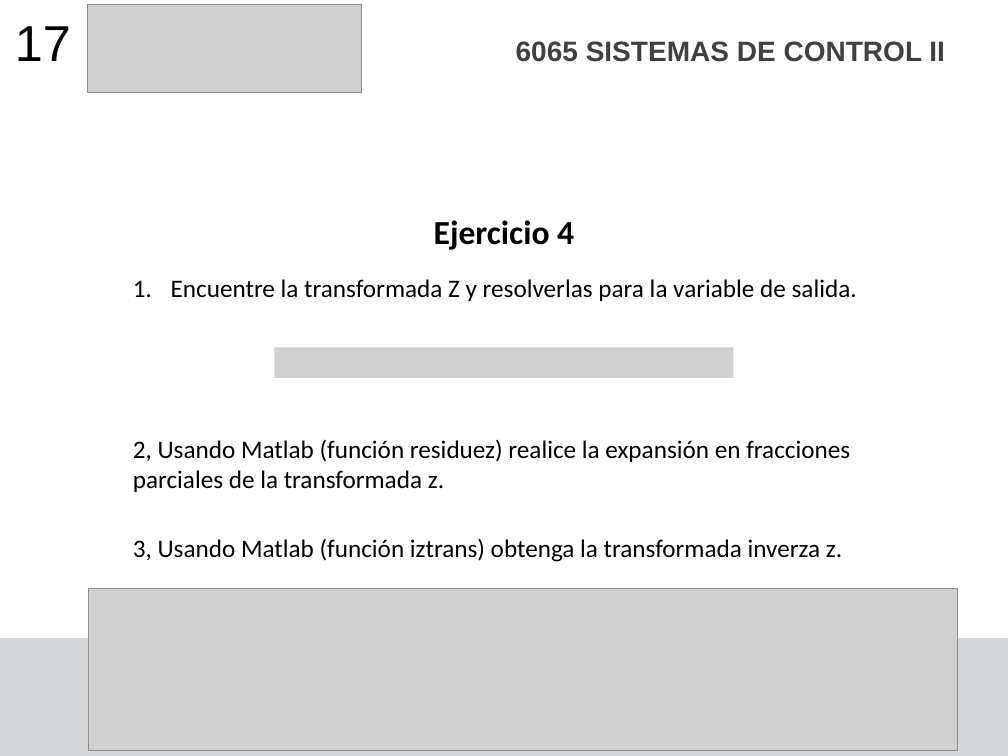
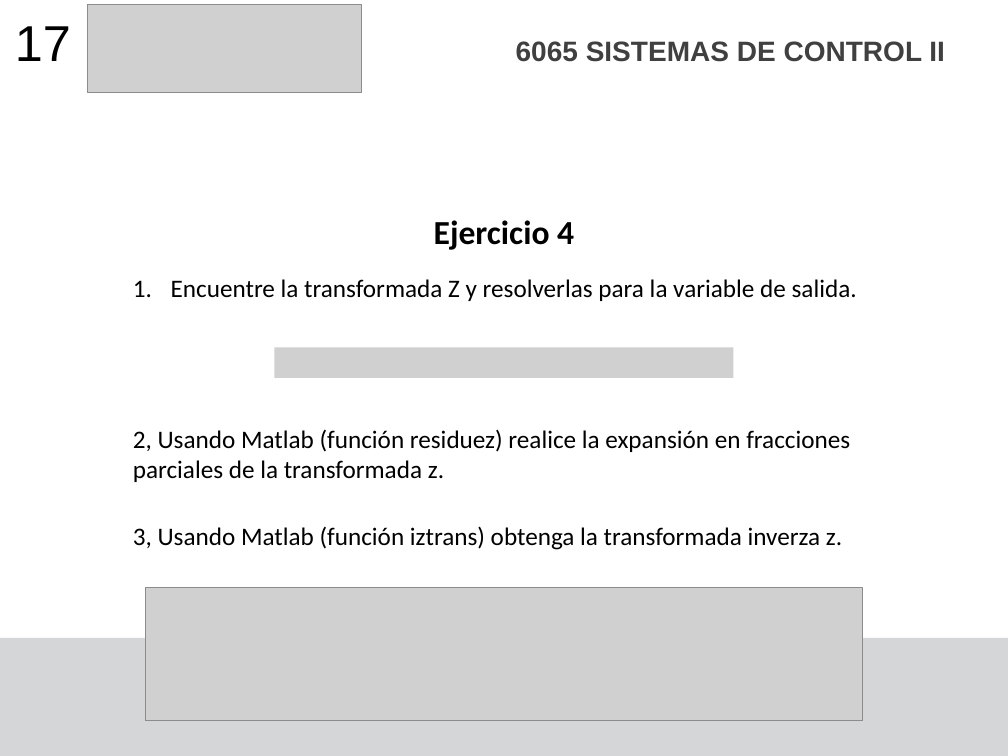
Before and after one commit to F4bian1012/Sistemas-de-Control-II---Ingenier-a-Mecatr-nica, a slide deck: slide 17 of Sesión_3/Representacion Sistemas Transformada Z.pptx. Drawn at 1008x756 pixels with LibreOffice and Linux fonts; fonts in the diff are those of the drawing; grey boxes stand for pictures. Boxes give left, top, right and bottom in pixels: in the first picture for what was removed or moved away, otherwise in the second. Text is boxed around its words. In the diff, an @@ line names an element or a change of style, - is before the commit and + after.

```diff
--- a/Sesión_3/Representacion Sistemas Transformada Z.pptx
+++ b/Sesión_3/Representacion Sistemas Transformada Z.pptx
@@ text "2, Usando Matlab (función residuez) ...": place and size @@
-text "2, Usando Matlab (función residuez) ..." at [133,439,850,492]
+text "2, Usando Matlab (función residuez) ..." at [133,429,850,482]
@@ text "3, Usando Matlab (función iztrans) ...": place and size @@
-text "3, Usando Matlab (función iztrans) ..." at [133,538,842,562]
+text "3, Usando Matlab (función iztrans) ..." at [133,526,842,550]
@@ picture: place and size @@
-picture at [89,589,958,751]
+picture at [146,587,863,721]
```
Also in this commit, not shown: 7 other slides changed, 1 slide added, 1 slide removed, 3 other files.
